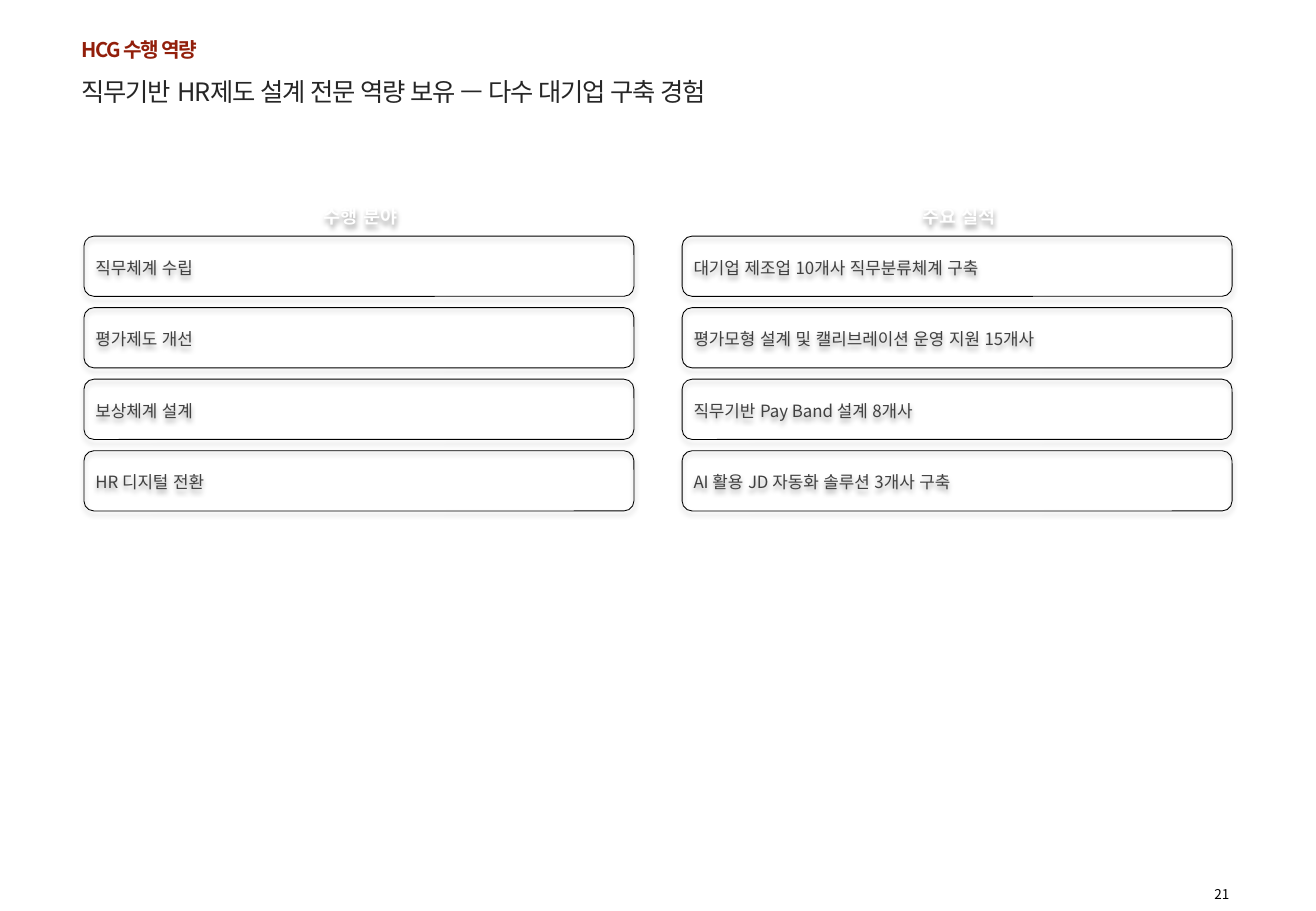
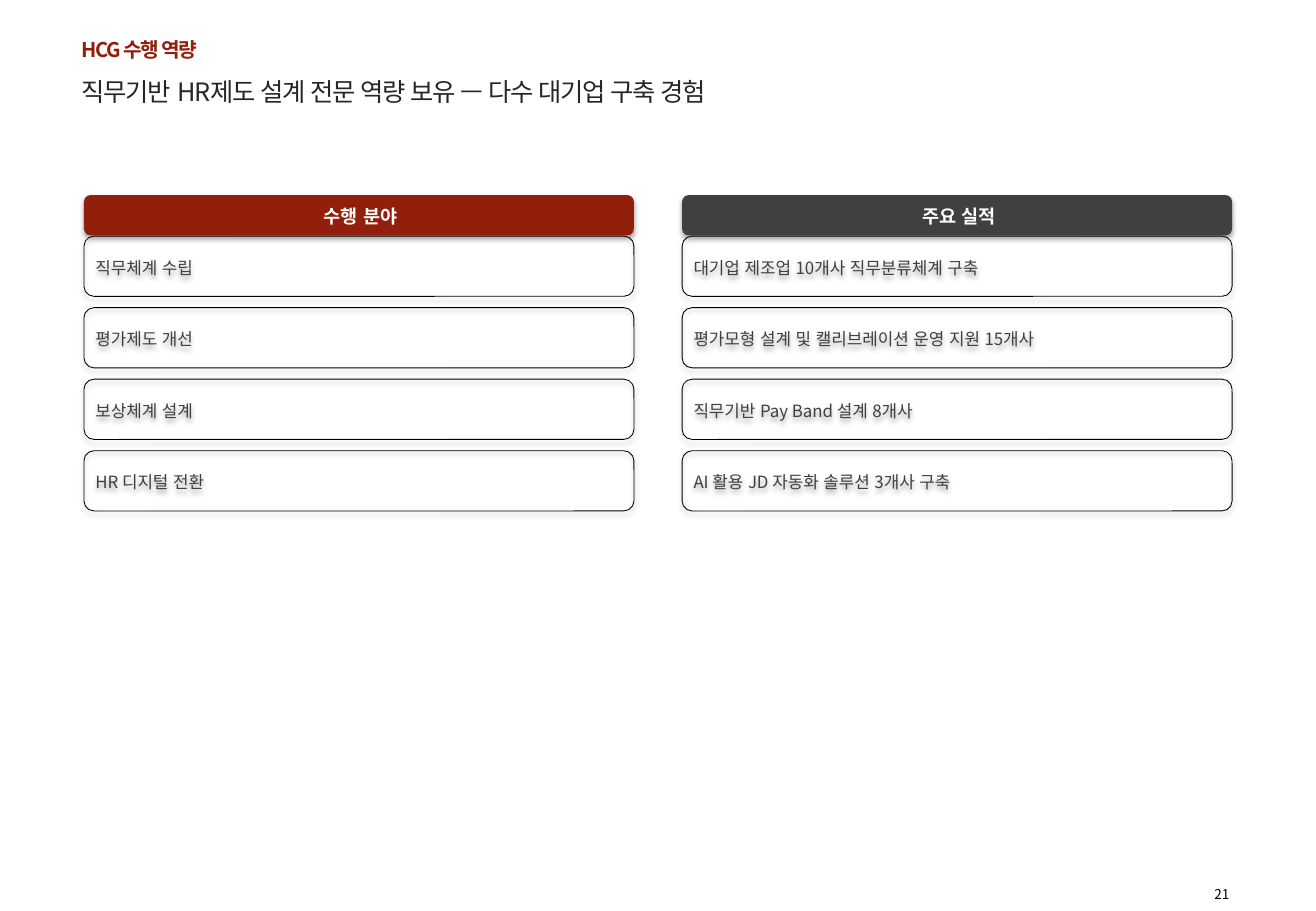
Before and after one commit to 0101-commits/ppt-skill, a slide deck: slide 22 of HCG_Automated_Draft.pptx. Drawn at 1316x911 pixels with LibreOffice and Linux fonts; fonts in the diff are those of the drawing; background and template pictures are left out. Boxes give left, top, right and bottom in pixels: in the first picture for what was removed or moved away, otherwise in the second. Text is boxed around its words. In the diff, an @@ line names an element or a change of style, - is before the commit and + after.

```diff
--- a/HCG_Automated_Draft.pptx
+++ b/HCG_Automated_Draft.pptx
@@ rounded rectangle "수행 분야" at (x1=84, y1=196, x2=634, y2=236): fill none to #921F0B; shadow on @@
@@ rounded rectangle "주요 실적" at (x1=683, y1=196, x2=1233, y2=236): fill none to #404040; shadow on @@
```
Also in this commit, not shown: 9 other slides changed, 3 other files.
